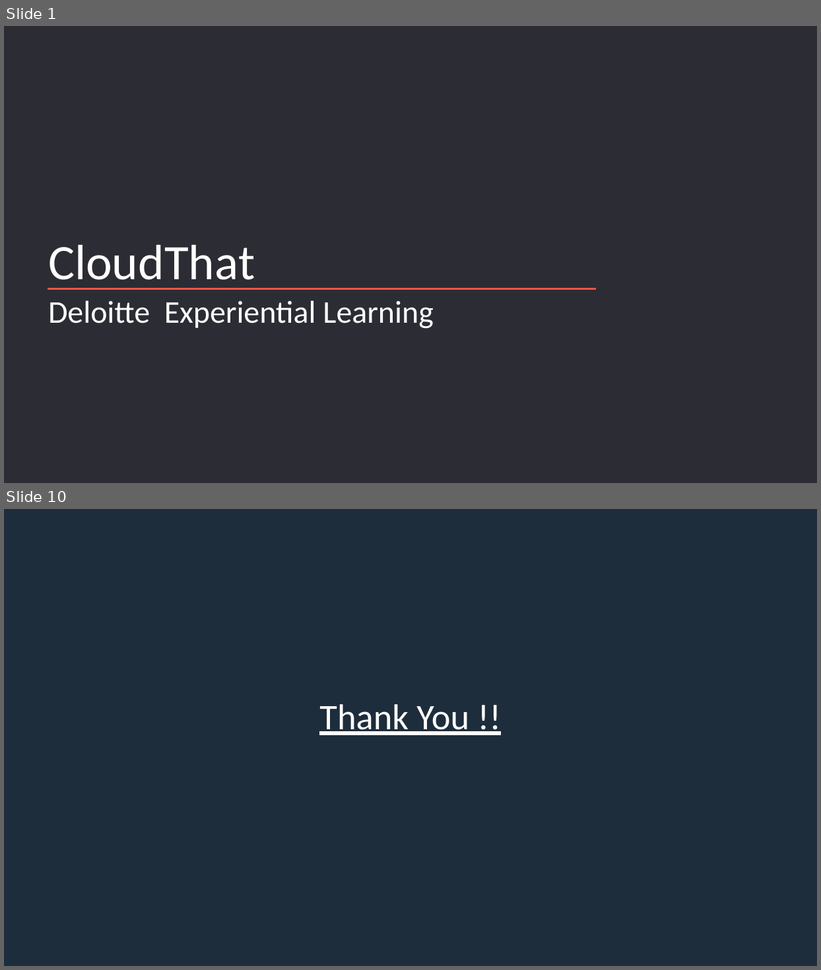
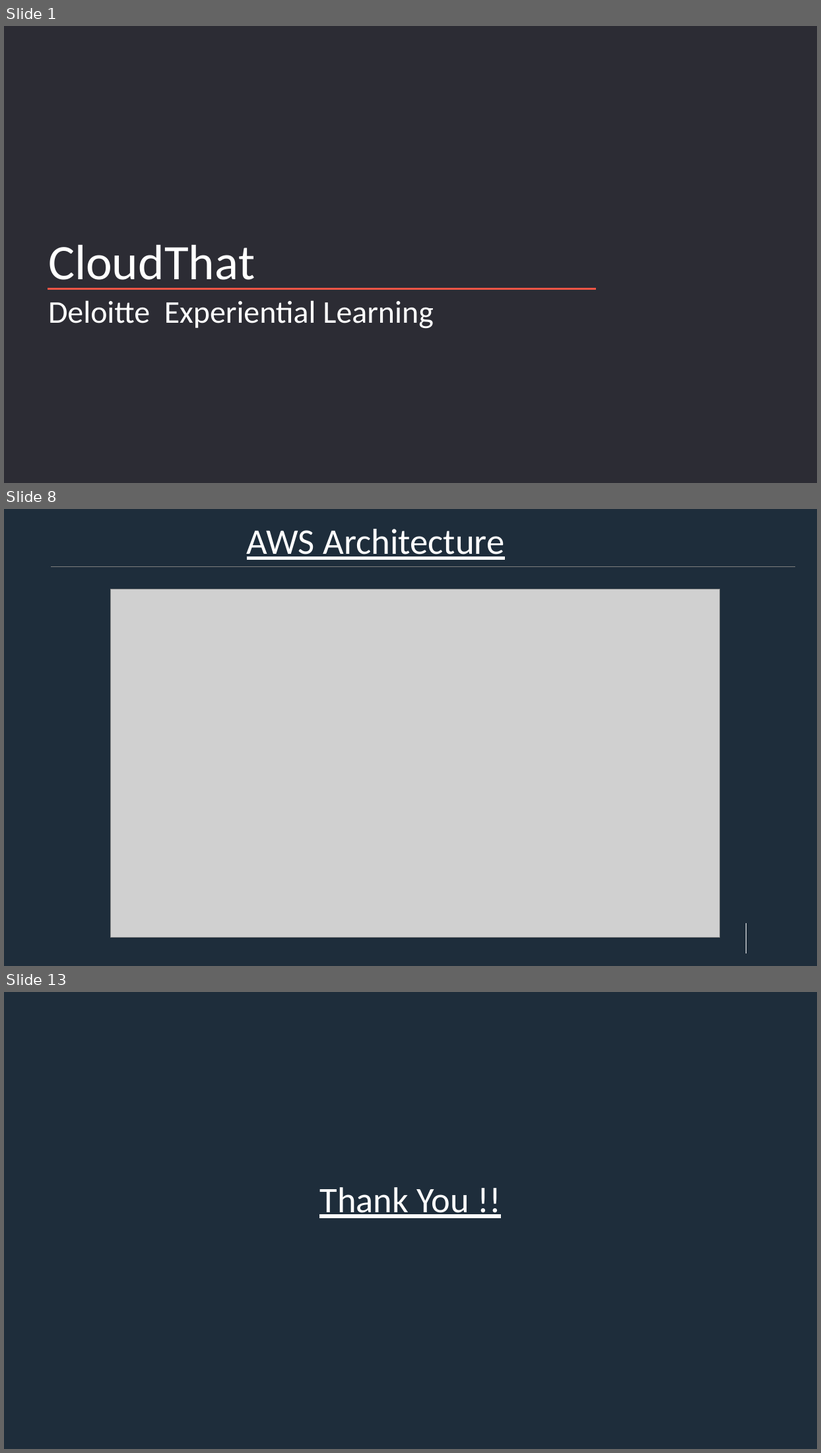
Before and after one commit to RaktimRay/deloitte-case-study-2, a slide deck: AWS_Case_Study_2.pptx. Shown one above the other, each under a label of ours: slides 1 and 10 before the commit, slides 1, 8 and 13 after it; the slides between them are not shown. The pictures are 821x970 and 821x1453 pixels, drawn with LibreOffice and Linux fonts; fonts in the diff are those of the drawing; grey boxes stand for pictures; background and template pictures are left out; a plain dark background stands for a picture behind light text. Boxes give left, top, right and bottom in pixels: in the first picture for what was removed or moved away, otherwise in the second. Text is boxed around its words. In the diff, an @@ line names an element or a change of style, - is before the commit and + after.

```diff
--- a/AWS_Case_Study_2.pptx
+++ b/AWS_Case_Study_2.pptx
@@ slide 8 added at [4, 509, 817, 966], background #FFFFFF; not listed: 1 template element that a slide beside it also shows @@
@@ title added at [247, 529, 504, 560], 42.7 pt, text #FFFFFF, underline @@
+AWS Architecture
@@ freeform shape added at [51, 566, 796, 566], outline #7E7E7E 0.75 pt @@
@@ picture added at [111, 589, 720, 938] @@
@@ freeform shape added at [746, 923, 746, 954], outline #FFFFFF 0.25 pt @@
@@ what was slide 10 is now slide 13 @@
```
Also in this commit, not shown: 7 slides changed, 3 other slides added, 1 slide removed.
